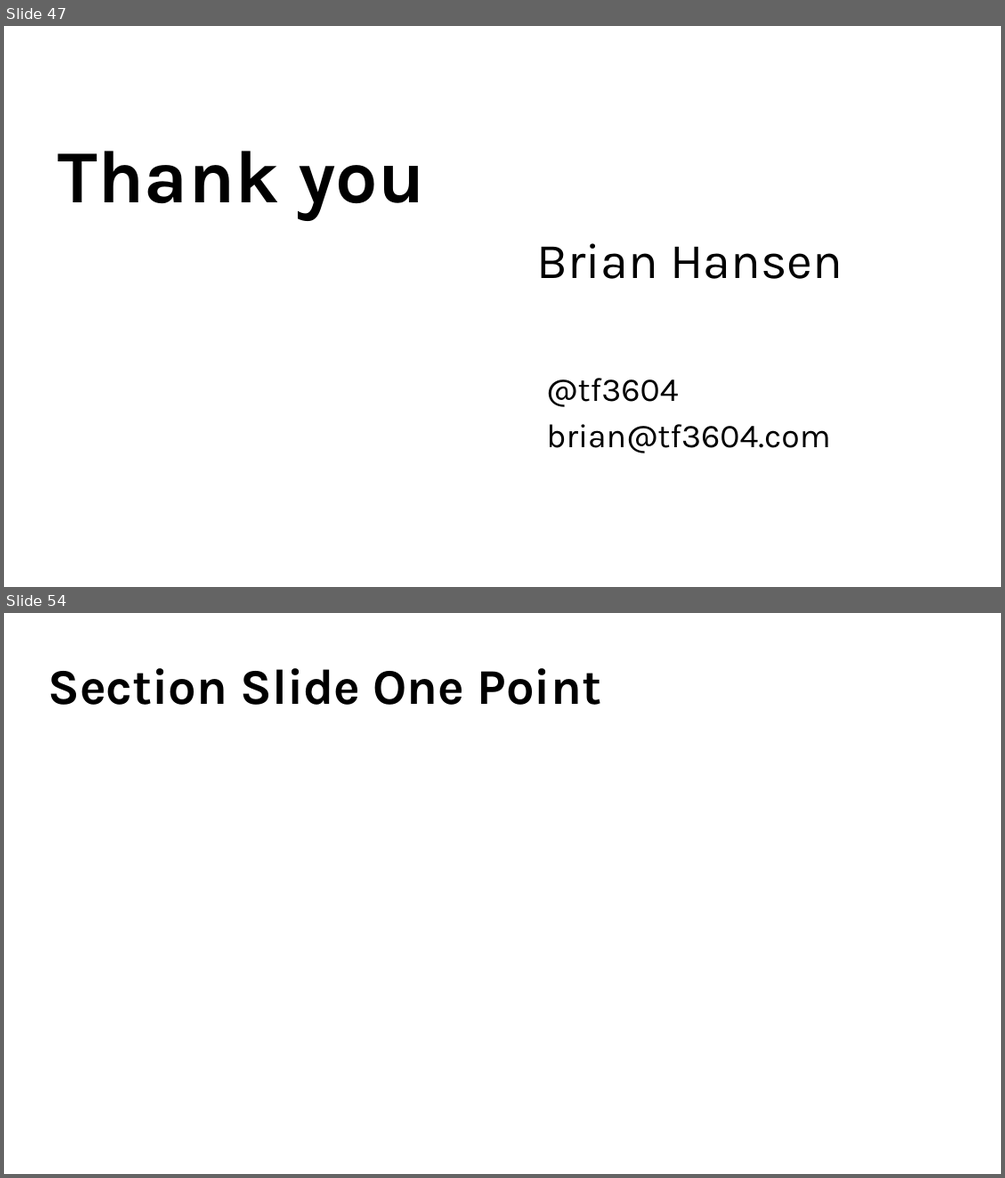
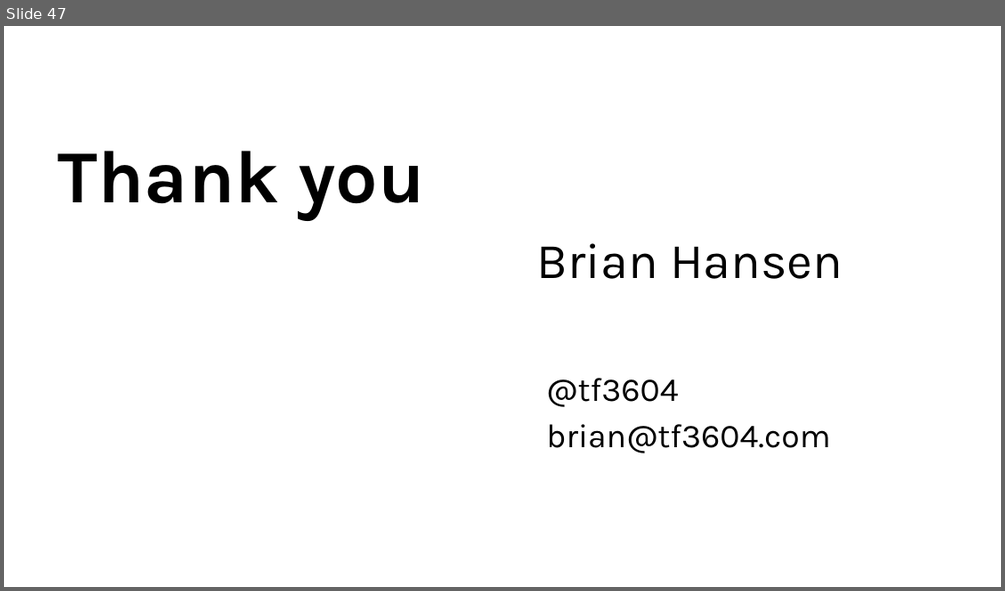
Before and after one commit to tf3604/OptimizerPresentation, a slide deck: Hansen - Get Your Optimizer to Give up All Its Secrets.pptx. Shown one above the other, each under a label of ours: slides 47 and 54 before the commit, slide 47 after it; the slides between them are not shown. The pictures are 1005x1178 and 1005x591 pixels, drawn with LibreOffice and Linux fonts; fonts in the diff are those of the drawing; background and template pictures are left out. Boxes give left, top, right and bottom in pixels: in the first picture for what was removed or moved away, otherwise in the second. Text is boxed around its words. In the diff, an @@ line names an element or a change of style, - is before the commit and + after.

```diff
--- a/Hansen - Get Your Optimizer to Give up All Its Secrets.pptx
+++ b/Hansen - Get Your Optimizer to Give up All Its Secrets.pptx
@@ slide 54 removed at [4,613,1001,1174], background picture (left out) @@
@@ title removed at [48,668,601,705] @@
-Section Slide One Point
```
Also in this commit, not shown: 19 other slides removed.
